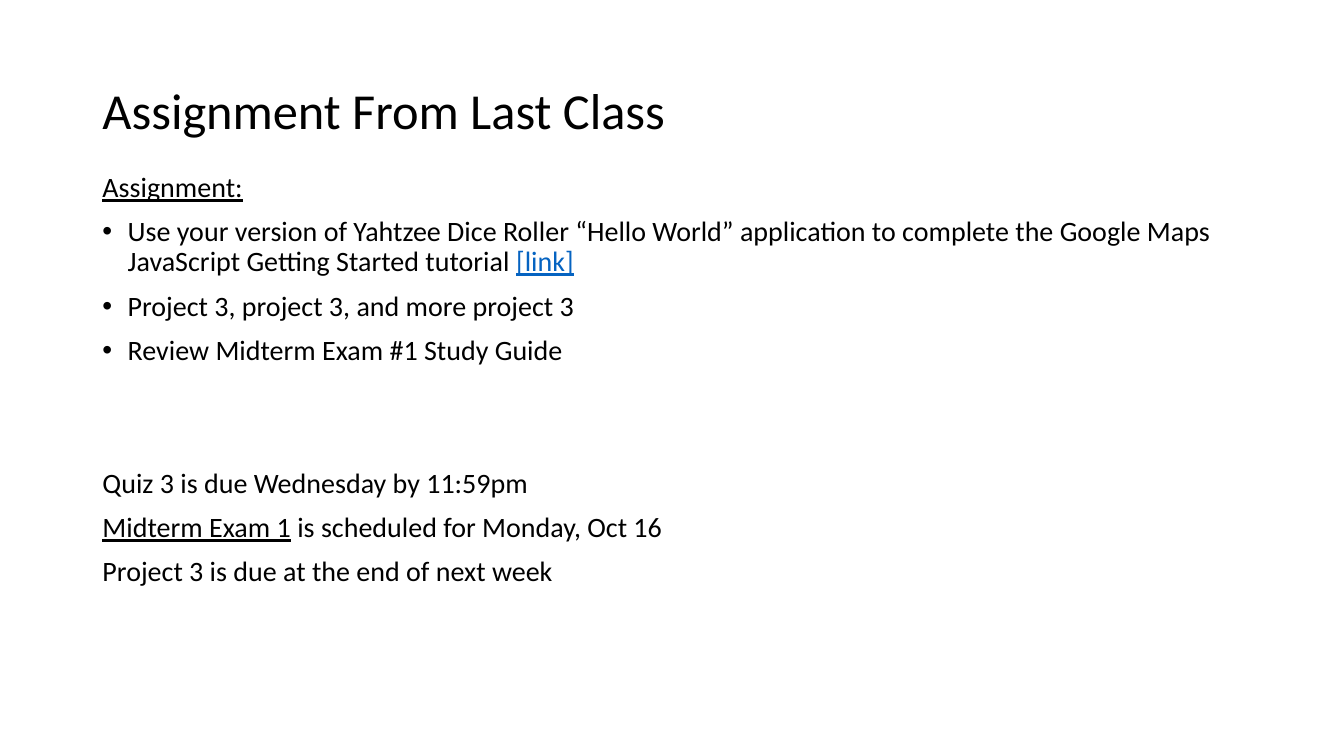
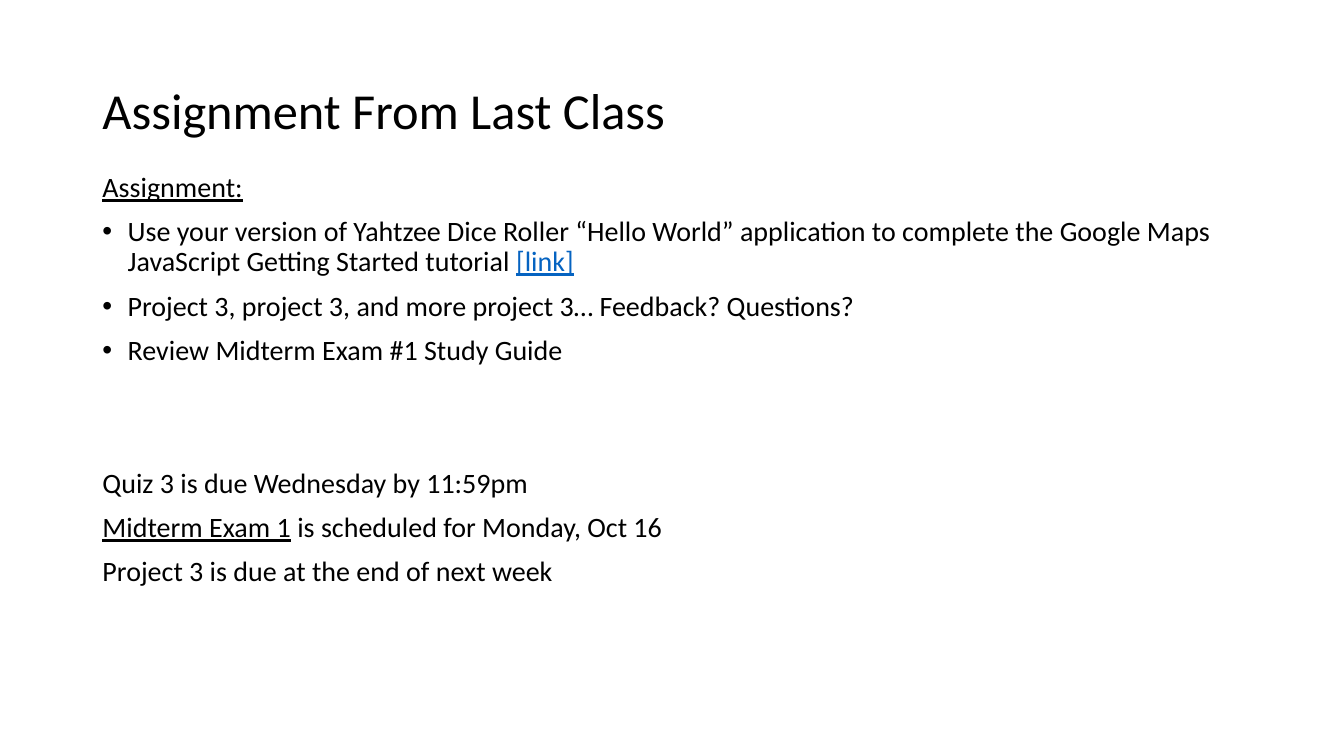
Before and after one commit to EricJPogue/www-epogue-info, a slide deck: slide 2 of CPSC-24700/Presentations/session-18.pptx. Drawn at 1344x756 pixels with LibreOffice and Linux fonts; fonts in the diff are those of the drawing. Boxes give left, top, right and bottom in pixels: in the first picture for what was removed or moved away, otherwise in the second. Text is boxed around its words. In the diff, an @@ line names an element or a change of style, - is before the commit and + after.

Commit message:
Update documents after class.

```diff
--- a/CPSC-24700/Presentations/session-18.pptx
+++ b/CPSC-24700/Presentations/session-18.pptx
@@ text at [128, 296, 854, 321]: text changed @@
-• Project 3, project 3, and more project 3
+• Project 3, project 3, and more project 3… Feedback? Questions?
```
Also in this commit, not shown: 1 other slide changed, 1 slide added, 2 other files.
